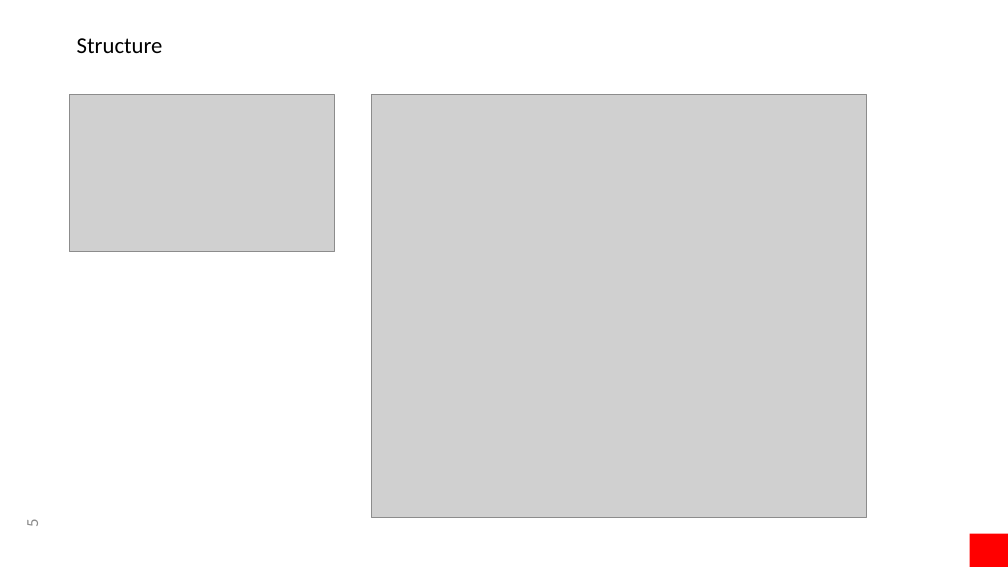
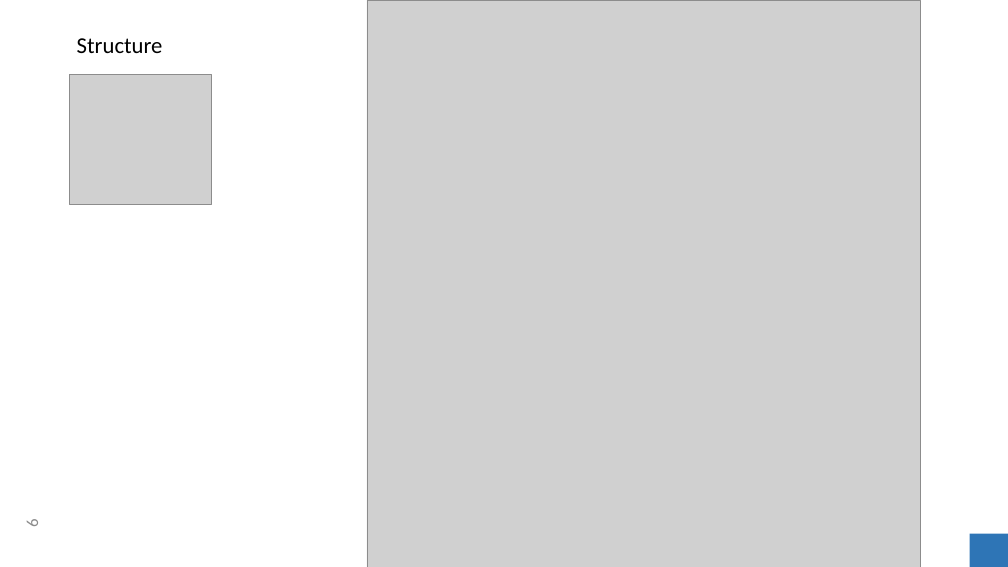
Before and after one commit to clixwise/tryton-by-example, a slide deck: slide 6 of Tryton 6.0 - Doc 00.01 - Installation & administration.pptx (slide 5 before the commit). Drawn at 1008x567 pixels with LibreOffice and Linux fonts; fonts in the diff are those of the drawing; grey boxes stand for pictures. Boxes give left, top, right and bottom in pixels: in the first picture for what was removed or moved away, otherwise in the second. Text is boxed around its words. In the diff, an @@ line names an element or a change of style, - is before the commit and + after.

```diff
--- a/Tryton 6.0 - Doc 00.01 - Installation & administration.pptx
+++ b/Tryton 6.0 - Doc 00.01 - Installation & administration.pptx
@@ picture: place and size @@
-picture at <box>371,95,866,516</box>
+picture at <box>367,0,920,567</box>
@@ picture added at <box>70,75,212,205</box> @@
@@ picture removed at <box>70,95,335,251</box> @@
@@ page number at <box>22,519,42,526</box>: text changed @@
-5
+6
@@ rectangle at <box>970,534,1008,567</box>: fill #FF0000 to #2E75B6 @@
```
Also in this commit, not shown: 6 other slides changed, 1 other file.
